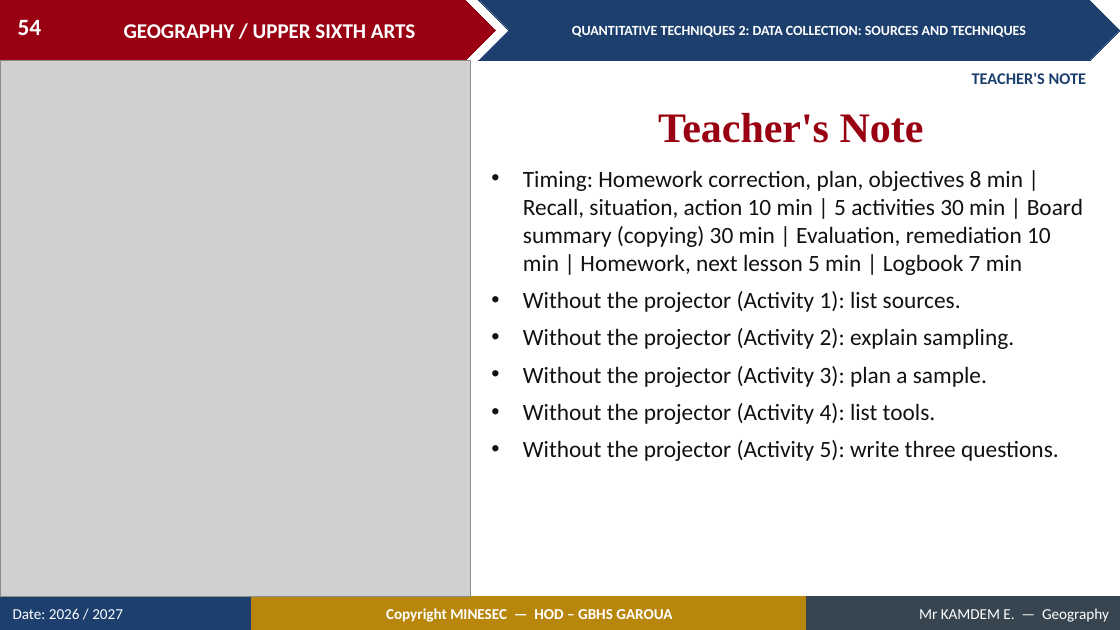
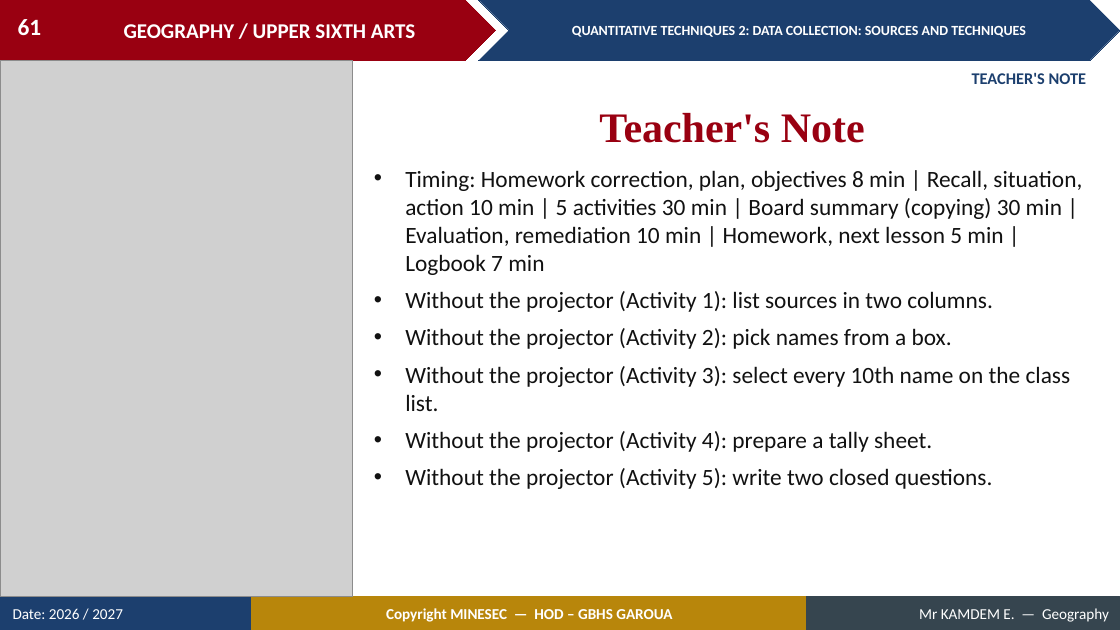
Before and after one commit to Berthautk/linea-github, a slide deck: slide 61 of lecons/USA/Practical Geography/11_USA_PRA_QT02_Data_Collection_Sources_and_Techniques.pptx (slide 54 before the commit). Drawn at 1120x630 pixels with LibreOffice and Linux fonts; fonts in the diff are those of the drawing; grey boxes stand for pictures. Boxes give left, top, right and bottom in pixels: in the first picture for what was removed or moved away, otherwise in the second. Text is boxed around its words. In the diff, an @@ line names an element or a change of style, - is before the commit and + after.

```diff
--- a/lecons/USA/Practical Geography/11_USA_PRA_QT02_Data_Collection_Sources_and_Techniques.pptx
+++ b/lecons/USA/Practical Geography/11_USA_PRA_QT02_Data_Collection_Sources_and_Techniques.pptx
@@ page number at (18,19,42,35): text changed @@
-54
+61
@@ picture: place and size @@
-picture at (0,60,471,597)
+picture at (0,60,353,597)
@@ text "Teacher's Note": place and size @@
-text "Teacher's Note" at (658,113,924,143)
+text "Teacher's Note" at (599,113,865,143)
@@ text "Timing: Homework correction, plan, objectives ...": place and size @@
-text "Timing: Homework correction, plan, objectives ..." at (523,170,1083,461)
+text "Timing: Homework correction, plan, objectives ..." at (405,170,1082,489)
@@ text at (405,291,1071,489): text changed @@
-• Without the projector (Activity 1): list sources.
-• Without the projector (Activity 2): explain sampling.
-• Without the projector (Activity 3): plan a sample.
-• Without the projector (Activity 4): list tools.
-• Without the projector (Activity 5): write three questions.
+• Without the projector (Activity 1): list sources in two columns.
+• Without the projector (Activity 2): pick names from a box.
+• Without the projector (Activity 3): select every 10th name on the class list.
+• Without the projector (Activity 4): prepare a tally sheet.
+• Without the projector (Activity 5): write two closed questions.
```
Also in this commit, not shown: 43 other slides changed, 14 slides added, 7 slides removed, 55 other files.
